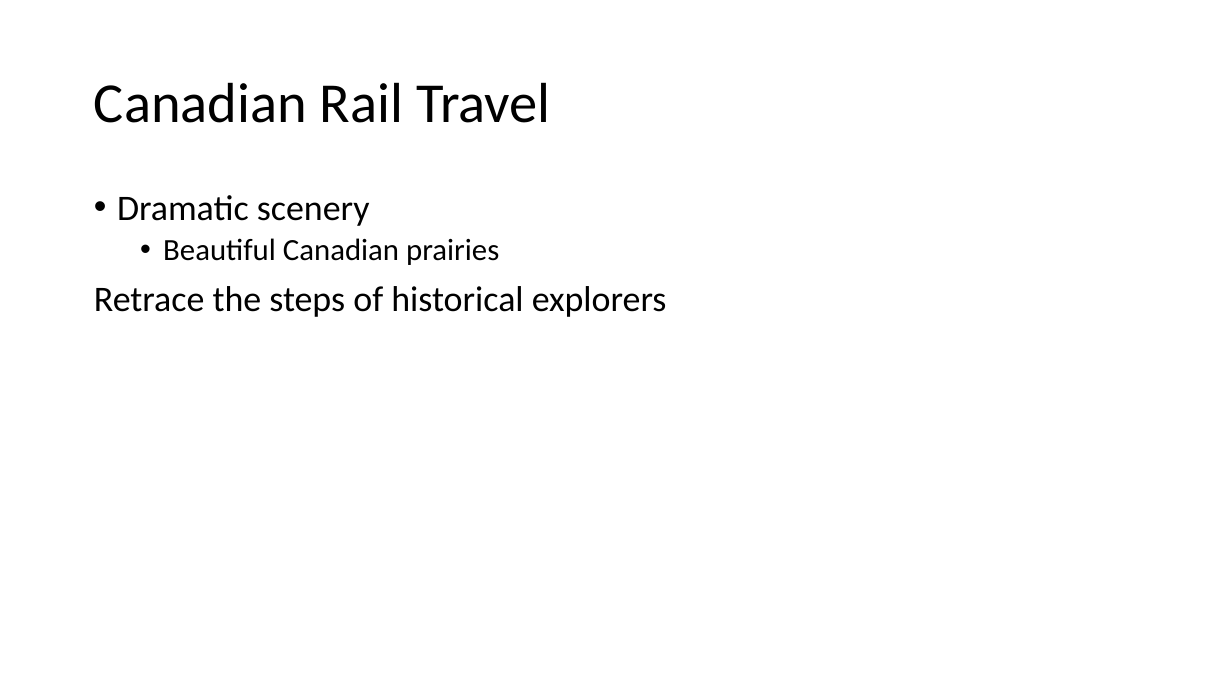
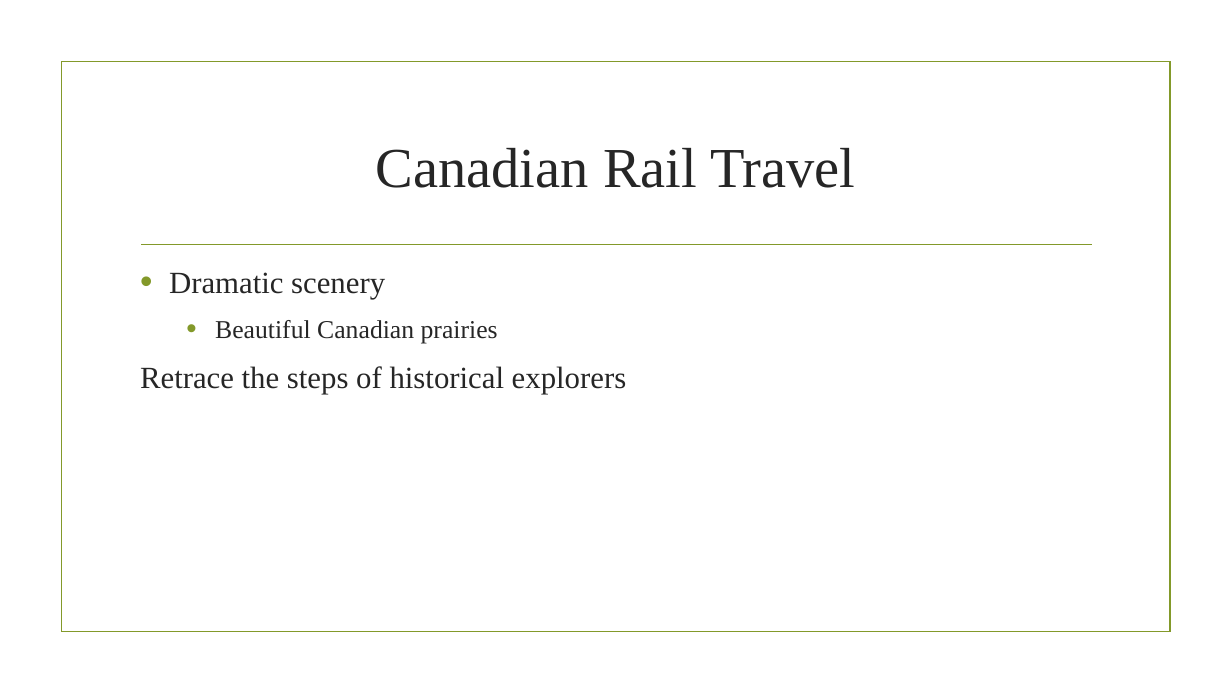
Before and after one commit to pythoncoder999/microsoftOffice2013, a slide deck: slide 2 of PowerPoint-2013/PPT A-QST.pptx. Drawn at 1232x693 pixels with LibreOffice and Linux fonts; fonts in the diff are those of the drawing; background and template pictures are left out. Boxes give left, top, right and bottom in pixels: in the first picture for what was removed or moved away, otherwise in the second. Text is boxed around its words. In the diff, an @@ line names an element or a change of style, - is before the commit and + after.

```diff
--- a/PowerPoint-2013/PPT A-QST.pptx
+++ b/PowerPoint-2013/PPT A-QST.pptx
@@ rectangle added at (61, 62, 1170, 632), outline #83992A 1.25 pt @@
@@ title "Canadian Rail Travel": place and size @@
-title "Canadian Rail Travel" at (94, 82, 551, 123)
+title "Canadian Rail Travel" at (376, 148, 855, 188)
@@ title "Canadian Rail Travel" at (376, 148, 855, 188): font Calibri to Times New Roman, text colour #000000 to #262626; alignment left to centre; line spacing 0.9 to 1 @@
@@ text "Dramatic scenery": place and size @@
-text "Dramatic scenery" at (94, 195, 667, 317)
+text "Dramatic scenery" at (140, 272, 627, 394)
@@ text "Dramatic scenery" at (140, 272, 627, 394): size 28 to 24 pt in "Dramatic scenery", "Retrace the steps of historical explorers"; font Calibri to Times New Roman, text colour #000000 to #262626; size 24 to 20 pt in "Beautiful Canadian prairies"; indent changed; line spacing 0.9 to 1; more space between paragraphs @@
@@ line added from (141, 245) to (1092, 245), #83992A 1.25 pt @@
```
Also in this commit, not shown: 2 other slides changed.
